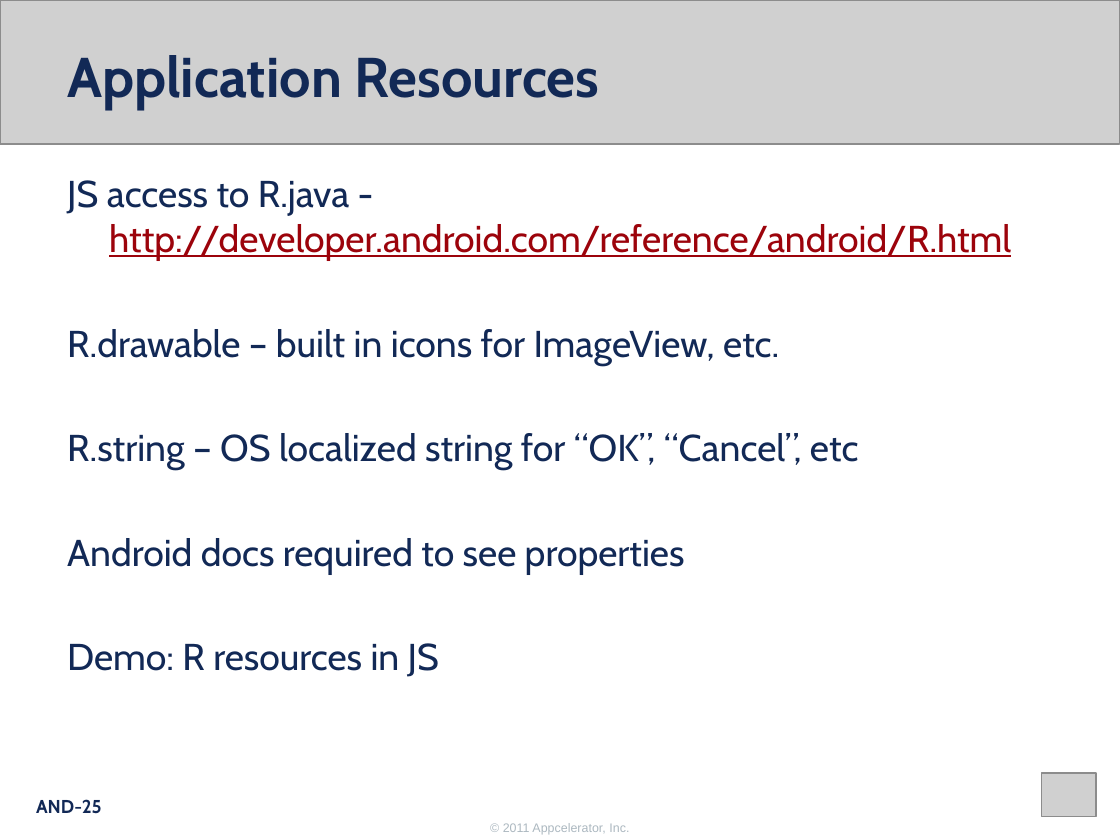
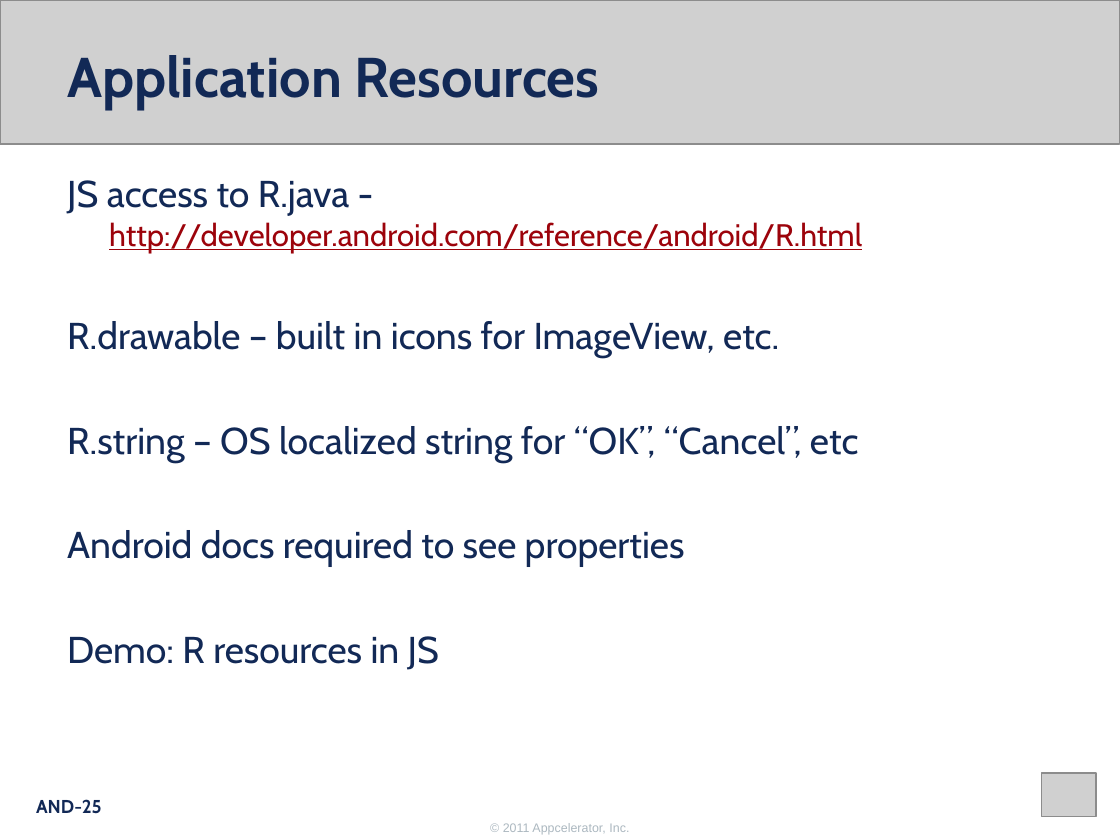
Before and after one commit to appcelerator-forks/appcelerator-training.tcmd_certification, a slide deck: slide 25 of 350.pptx. Drawn at 1120x840 pixels with LibreOffice and Linux fonts; fonts in the diff are those of the drawing; grey boxes stand for pictures; background and template pictures are left out. Boxes give left, top, right and bottom in pixels: in the first picture for what was removed or moved away, otherwise in the second. Text is boxed around its words. In the diff, an @@ line names an element or a change of style, - is before the commit and + after.

```diff
--- a/350.pptx
+++ b/350.pptx
@@ text at (x1=67, y1=180, x2=862, y2=253): size 24 to 20 pt in "http://developer.android.com/reference/android/R.html" @@
```
Also in this commit, not shown: 2 other slides changed, 4 other files.
